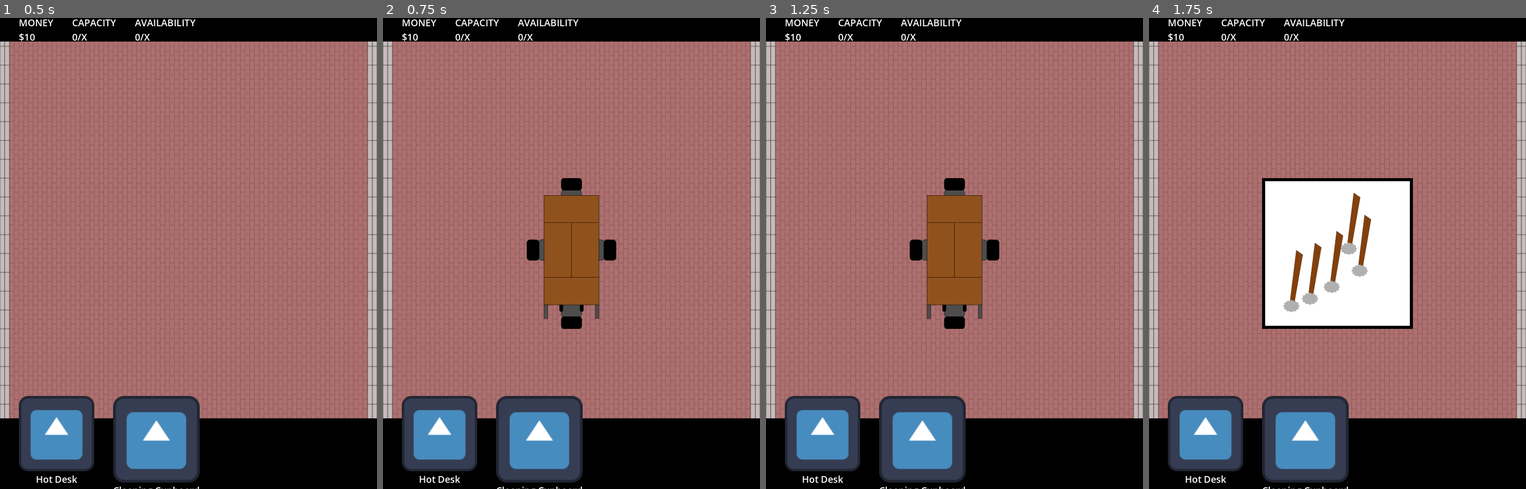
Above: before the commit, frames 1-4 (left to right).
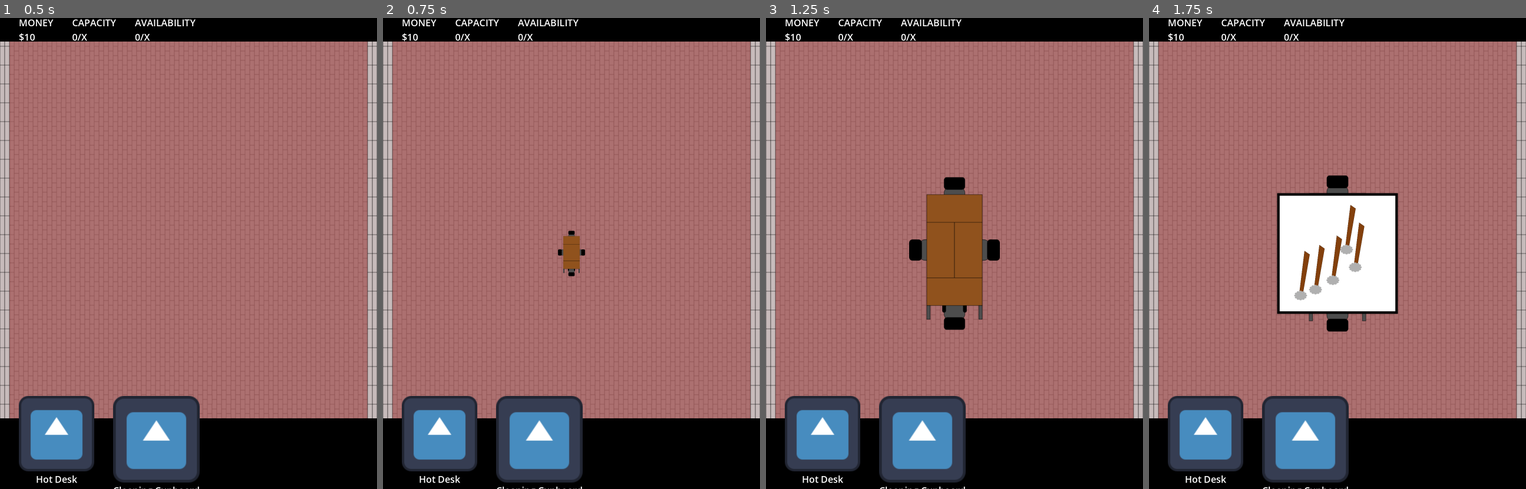
Above: after the commit, the same moments.

Repository: niels-hb/officie-godot
Game: Godot game, scene res://scenes/offices/basic_office_1/basic_office_1.tscn
The game is run twice, just before and just after one commit, with the same random seed, the same clock (stepped at 60 frames per second) and the same inputs. The engine's default icon, where the game draws it, is replaced by a stand-in: a white triangle on a blue panel in a dark square.
Inputs (mouse positions are in pixels of both pictures, inside the frame that each line leads up to):
- Up to frame 1 (0.5 s): no input
- Up to frame 2 (0.75 s): tap Enter at 0.5 s; drag from (439, 451) to (609, 149) at 0.52 s
- Up to frame 3 (1.25 s): no input
- Up to frame 4 (1.75 s): drag from (1303, 451) to (1337, 253) at 1.27 s

Frame 1 is identical in both runs. In frame 2, 4.1% of the frame differs, in the area x 38-62%, y 34-66%; in frame 3, 0.5%; in frame 4, 6.8%, in the area x 30-70%, y 33-67%.

Commit message:
Added fade in and pulse animation for inactive room

Diff:
--- a/scenes/rooms/base_room/base_room.gd
+++ b/scenes/rooms/base_room/base_room.gd
@@ -6,6 +6,7 @@
 @onready var collison_shape: CollisionShape2D = $CollisionShape2D
 @onready var image: Sprite2D = $Image
 @onready var state_machine: StateMachine = $StateMachine
+@onready var room_animation_player: AnimationPlayer = $RoomAnimationPlayer
 
 var office: BaseOffice
 var room: Room
--- a/scenes/rooms/base_room/base_room.tscn
+++ b/scenes/rooms/base_room/base_room.tscn
@@ -1,17 +1,29 @@
-[gd_scene load_steps=8 format=3 uid="uid://cv04v0ei7br1t"]
+[gd_scene load_steps=9 format=3 uid="uid://cv04v0ei7br1t"]
 
 [ext_resource type="Script" path="res://scenes/rooms/base_room/base_room.gd" id="1_hityr"]
-[ext_resource type="Texture2D" uid="uid://b73rn0huqgao0" path="res://assets/icons/check.svg" id="2_lhv7j"]
-[ext_resource type="Texture2D" uid="uid://84fmkmc4wmcd" path="res://assets/icons/close.svg" id="3_oq3wp"]
+[ext_resource type="Animation" uid="uid://dhfqjs8dlk4i6" path="res://scenes/rooms/base_room/animations/pulse_inactive_room.res" id="2_64a3t"]
+[ext_resource type="Animation" uid="uid://c1eisaaoejb2o" path="res://scenes/rooms/base_room/animations/fade_in_inactive_room.res" id="2_b137u"]
 [ext_resource type="Script" path="res://shared/fsm/state_machine.gd" id="4_x4ccm"]
 [ext_resource type="Script" path="res://scenes/rooms/base_room/states/inactive.gd" id="5_sqyng"]
 [ext_resource type="Script" path="res://shared/fsm/sprite_timed_state.gd" id="7_ewvry"]
 [ext_resource type="Texture2D" uid="uid://cun8wk0weipg3" path="res://assets/components/circular_progress_bar.svg" id="8_whj1j"]
 
+[sub_resource type="AnimationLibrary" id="AnimationLibrary_u5xbe"]
+_data = {
+"fade_in_inactive_room": ExtResource("2_b137u"),
+"pulse_inactive_room": ExtResource("2_64a3t")
+}
+
 [node name="BaseRoom" type="Area2D"]
+scale = Vector2(1e-05, 1e-05)
 collision_layer = 2
 collision_mask = 8
 script = ExtResource("1_hityr")
+
+[node name="RoomAnimationPlayer" type="AnimationPlayer" parent="."]
+libraries = {
+"": SubResource("AnimationLibrary_u5xbe")
+}
 
 [node name="CollisionShape2D" type="CollisionShape2D" parent="."]
 
--- a/scenes/rooms/base_room/states/inactive.gd
+++ b/scenes/rooms/base_room/states/inactive.gd
@@ -1 +1,15 @@
 extends State
+
+
+func enter(_msg: Dictionary = {}) -> void:
+	super.enter()
+
+	(owner as BaseRoom).room_animation_player.play("fade_in_inactive_room")
+	await (owner as BaseRoom).room_animation_player.animation_finished
+	(owner as BaseRoom).room_animation_player.play("pulse_inactive_room")
+
+
+func exit() -> void:
+	super.exit()
+
+	(owner as BaseRoom).room_animation_player.stop()
